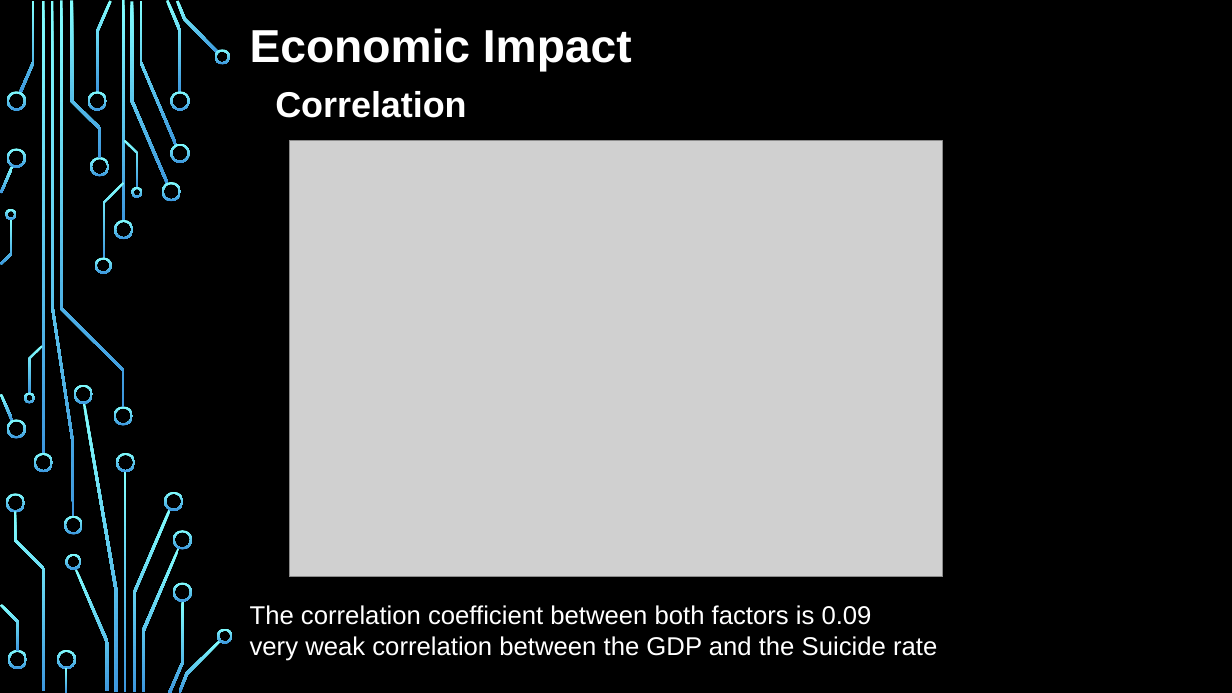
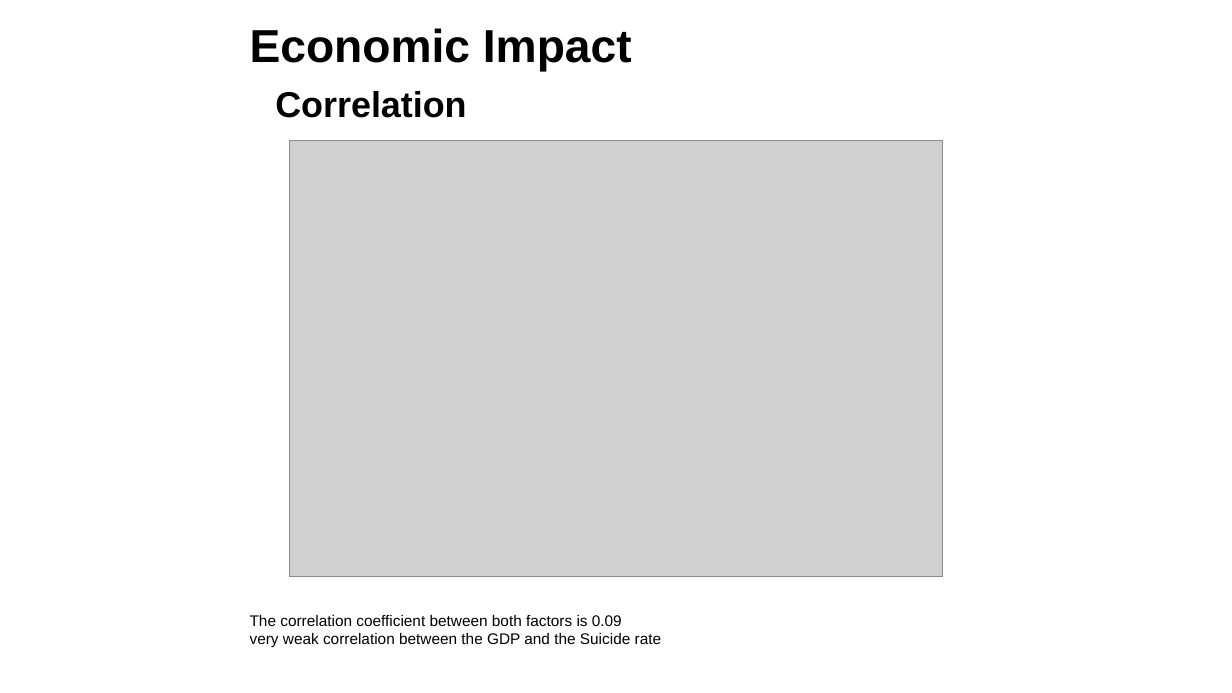
Before and after one commit to mguner-data/Global_Suicide_Data_Analysis, a slide deck: slide 9 of AL_Final_Presentation.pptx (slide 8 before the commit). Drawn at 1232x693 pixels with LibreOffice and Linux fonts; fonts in the diff are those of the drawing; grey boxes stand for pictures; background and template pictures are left out. Boxes give left, top, right and bottom in pixels: in the first picture for what was removed or moved away, otherwise in the second. Text is boxed around its words. In the diff, an @@ line names an element or a change of style, - is before the commit and + after.

```diff
--- a/AL_Final_Presentation.pptx
+++ b/AL_Final_Presentation.pptx
@@ background picture (left out) to #FFFFFF @@
@@ text "Economic Impact" at [250, 28, 632, 118]: text colour #FFFFFF to #000000 @@
@@ group removed at [0, 0, 233, 693]: 50 freeform shapes, 4 rectangles @@
@@ subtitle "The correlation coefficient between both ...": place and size @@
-subtitle "The correlation coefficient between both ..." at [250, 605, 937, 661]
+subtitle "The correlation coefficient between both ..." at [250, 615, 661, 647]
@@ subtitle "The correlation coefficient between both ..." at [250, 615, 661, 647]: size 20 to 12 pt, text colour #FFFFFF to #000000 @@
```
Also in this commit, not shown: 8 other slides changed, 2 slides added.
